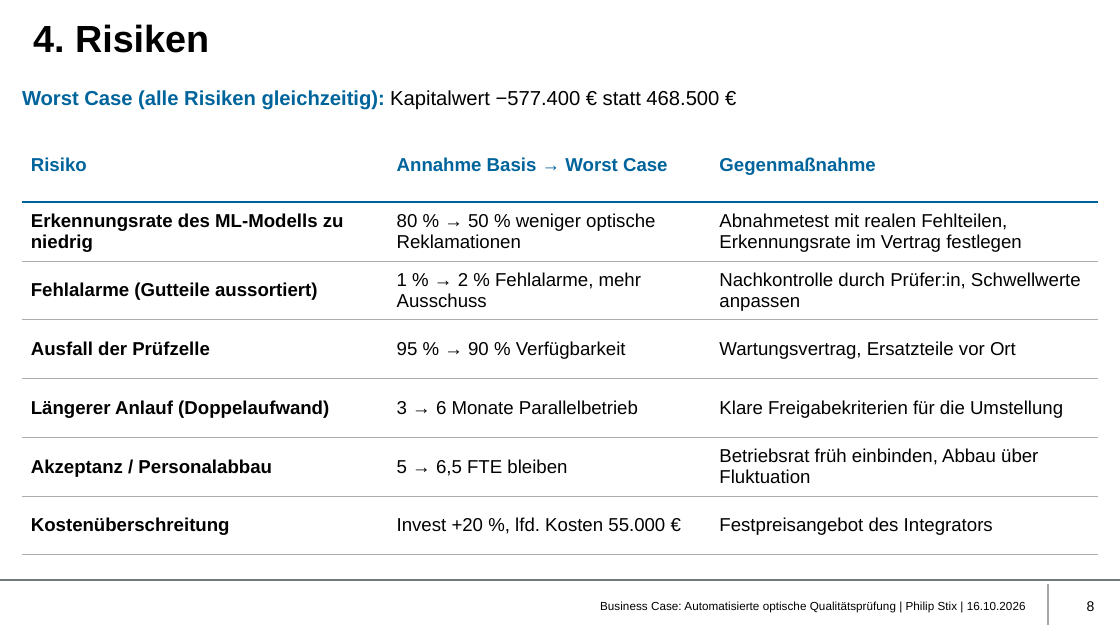
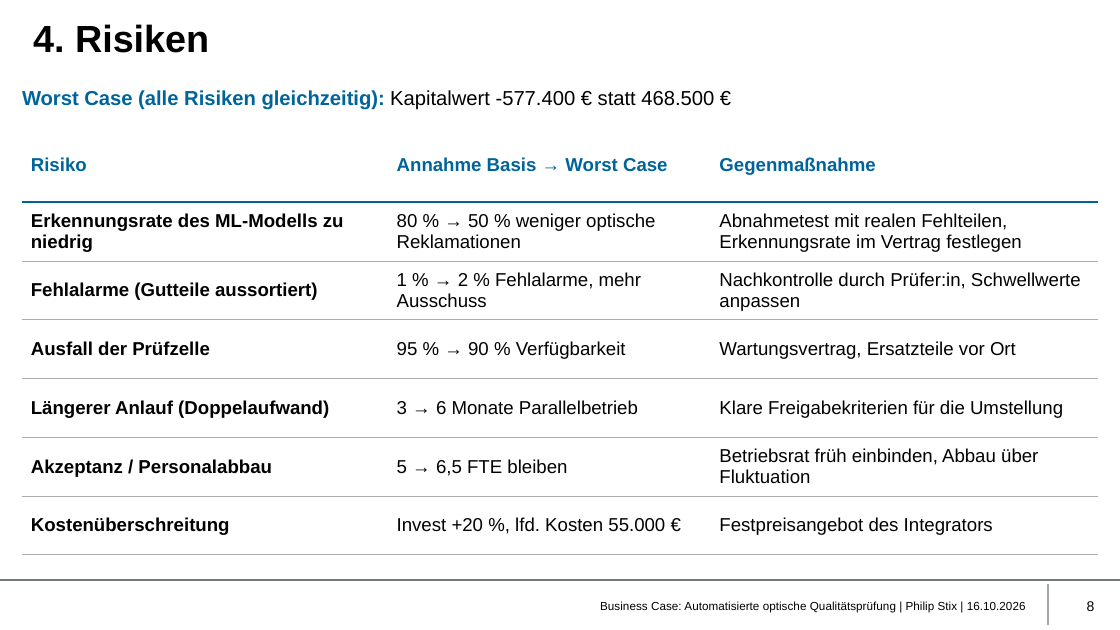
Before and after one commit to philip-stack/MRE3-bGUS, a slide deck: slide 8 of 01 Abgabe/Business Case Qualitätsprüfung - Philip Stix.pptx. Drawn at 1120x630 pixels with LibreOffice and Linux fonts; fonts in the diff are those of the drawing; background and template pictures are left out. Boxes give left, top, right and bottom in pixels: in the first picture for what was removed or moved away, otherwise in the second. Text is boxed around its words. In the diff, an @@ line names an element or a change of style, - is before the commit and + after.

```diff
--- a/01 Abgabe/Business Case Qualitätsprüfung - Philip Stix.pptx
+++ b/01 Abgabe/Business Case Qualitätsprüfung - Philip Stix.pptx
@@ text at <box>22,90,714,110</box>: text changed @@
-Worst Case (alle Risiken gleichzeitig): Kapitalwert −577.400 € statt 468.500 €
+Worst Case (alle Risiken gleichzeitig): Kapitalwert -577.400 € statt 468.500 €
```
Also in this commit, not shown: 8 other slides changed.
